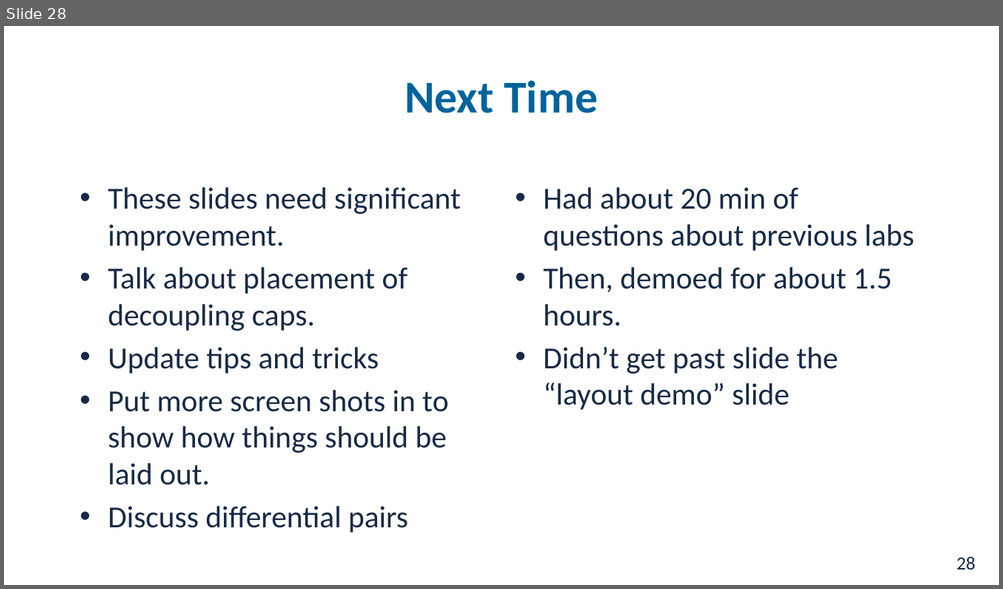
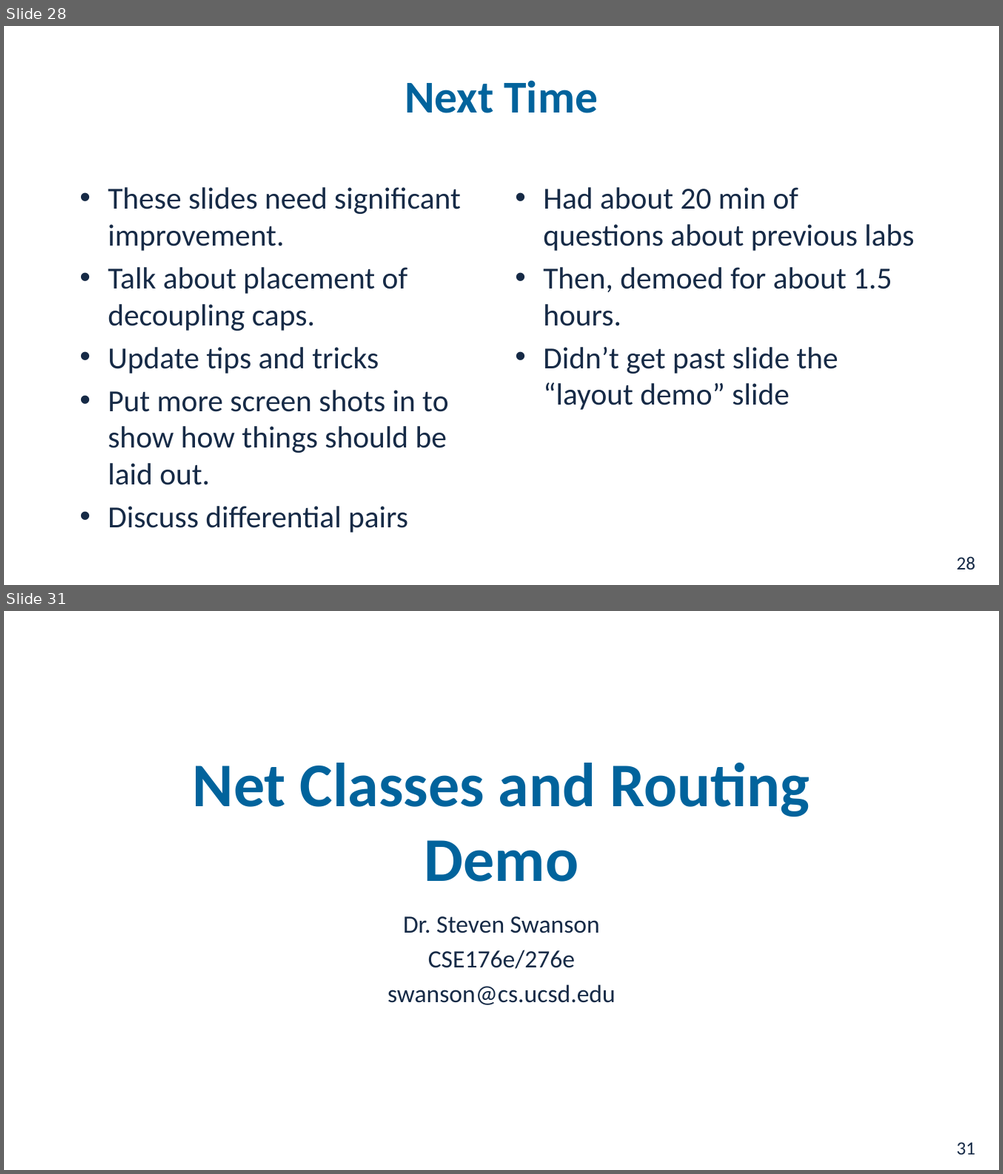
Before and after one commit to NVSL/QuadClass-Resources, a slide deck: labs/Laying-Out-The-Board/Laying-Out-The-Board.pptx. Shown one above the other, each under a label of ours: slide 28 before the commit, slides 28 and 31 after it; the slides between them are not shown. The pictures are 1003x589 and 1003x1174 pixels, drawn with LibreOffice and Linux fonts; fonts in the diff are those of the drawing; background and template pictures are left out. Boxes give left, top, right and bottom in pixels: in the first picture for what was removed or moved away, otherwise in the second. Text is boxed around its words. In the diff, an @@ line names an element or a change of style, - is before the commit and + after.

```diff
--- a/labs/Laying-Out-The-Board/Laying-Out-The-Board.pptx
+++ b/labs/Laying-Out-The-Board/Laying-Out-The-Board.pptx
@@ slide 31 added at [4, 611, 999, 1170], background #FFFFFF; not listed: 1 template element that a slide beside it also shows @@
@@ title added at [193, 763, 809, 882], 60 pt, text #01639C, bold @@
+Net Classes and Routing Demo
@@ subtitle added at [387, 917, 615, 1005], 24 pt, text #162A46 @@
+Dr. Steven Swanson
+CSE176e/276e
+swanson@cs.ucsd.edu
```
Also in this commit, not shown: 4 other slides added, 2 slides removed, 1 other file.
